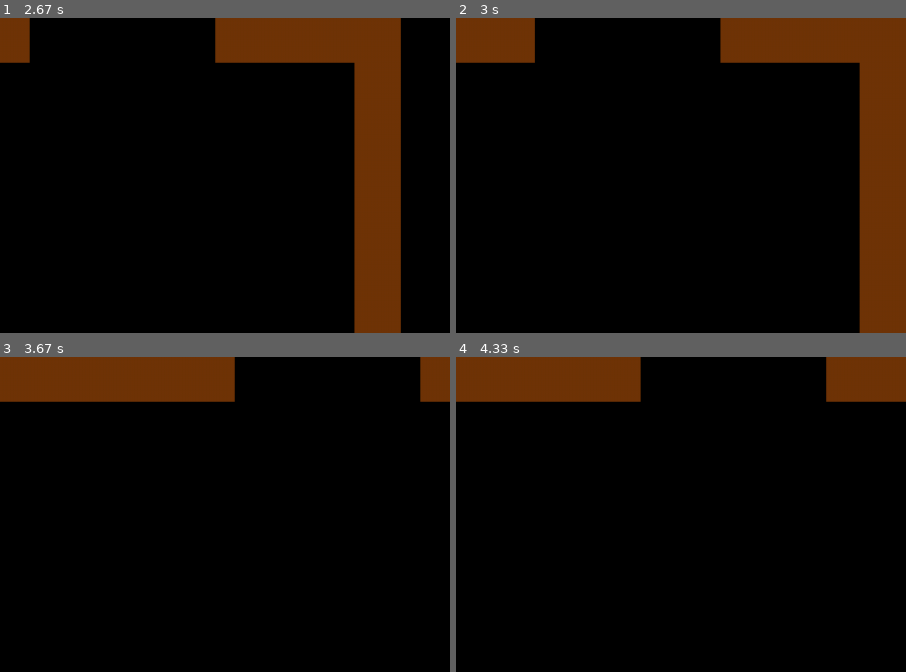
Above: before the commit, frames 1-4 (two rows, left to right).
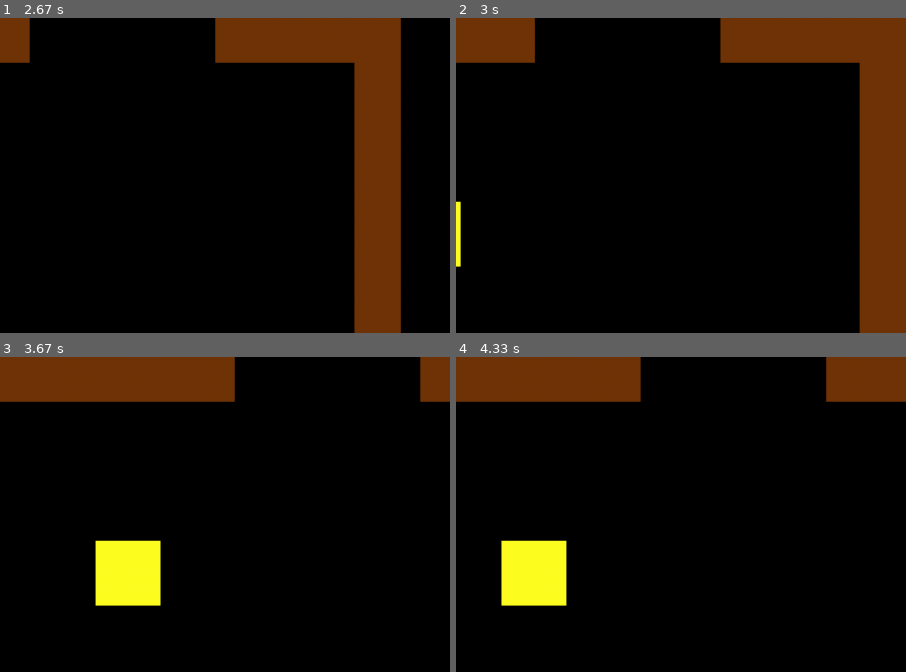
Above: after the commit, the same moments.

Repository: Danya0x07/Ghost-Hunter
Game: pygame game, started from main.py
Two runs of this game, one before a commit and one after it. Both use one fixed random seed, a clock stepped at 60 frames per second and the inputs below.
Inputs (mouse positions are % of the whole screen's width and height, from its top left):
- Up to frame 1 (2.67 s): click (50, 43) at 0.38 s; click (82, 47) at 0.72 s; hold D 1-1.47 s; move the mouse to (50, 57) at 1.03 s; tap Space at 1.07, 1.37, 1.57, 2.4 s; hold W 1.5-1.8 s; hold A from 2.33 s (still down)
- Up to frame 2 (3 s): tap Space at 2.7, 2.97 s; release A at 2.87 s; hold S from 2.9 s (still down)
- Up to frame 3 (3.67 s): release S at 3.2 s; hold A 3.23-3.63 s; tap Space at 3.3, 3.6 s
- Up to frame 4 (4.33 s): hold W 3.67-4.03 s; tap Space at 3.73, 4.13 s; hold D from 4.07 s (still down)
The pictures show only the part of the screen within x 0-50%, y 19-69%; the shares and areas given below are measured in that part.

Frame 1 is identical in both runs. In frame 2, 0.2% of the frame differs, in the area x 0-2%, y 58-80%; in frame 3, 3.1%, in the area x 21-36%, y 58-80%; in frame 4, 3.1%.

Commit message:
Добавлена ломающаяся мебель.

Diff:
--- a/config.py
+++ b/config.py
@@ -75,3 +75,9 @@
 HEALTHPOINT_COLOR = Color('#7777FF')
 HEALTHPOINT_OFFSET_RANGE = (20, 30)
 HEALTHPOINT_NUMBER = 2
+
+FURNITURE_SIZE = (70, 70)
+FURNITURE_USUAL_COLOR = Color('#FFFF22')
+FURNITURE_WORSE_COLOR = Color('#CCCC33')
+FURNITURE_WORST_COLOR = Color('#888844')
+FURNITURE_HP = 100
--- a/decor.py
+++ b/decor.py
@@ -6,3 +6,23 @@
 
     def __init__(self, x, y):
         super().__init__(WALL_SIZE, WALL_COLOR, topleft=(x, y))
+
+
+class Furniture(Thing):
+
+    def __init__(self, x, y):
+        super().__init__(FURNITURE_SIZE, FURNITURE_USUAL_COLOR, topleft=(x, y))
+        self.hp = FURNITURE_HP
+
+    def shift_hp(self, offset):
+        self.hp += offset
+        if self.hp <= 33:
+            self.image.fill(FURNITURE_WORST_COLOR)
+            return
+        if self.hp <= 66:
+            self.image.fill(FURNITURE_WORSE_COLOR)
+            return
+
+    def update(self, scene):
+        if self.hp <= 0:
+            scene.furniture.remove(self)
--- a/enemy.py
+++ b/enemy.py
@@ -31,11 +31,7 @@
 
     def shift_hp(self, offset):
         self.hp += offset
-        if self.hp > self.HP:
-            self.hp = self.HP
-        elif self.hp < 0:
-            self.hp = 0
-        if self.hp == 0:
+        if self.hp <= 0:
             self.is_alive = False
         self.lbl_hp_showing_timer.restart(ENEMY_HP_SHOWING_TIMEOUT)
 
--- a/maps.py
+++ b/maps.py
@@ -12,7 +12,7 @@
     "#                           #h               #                      h#",
     "#  s                        #   s         h  #                  s    #",
     "#                           #                #                       #",
-    "# 1                         #                #     #                 #",
+    "# 1                         #                #     #             f   #",
     "#       h                   #         #      #     #                 #",
     "##############                        #      #     #         #########",
     "#h                                    #      #                       #",
@@ -30,7 +30,7 @@
     "#    #        #     #     #     #       s  #               #         #",
     "#    #        #     #  s  #     #          #                         #",
     "#    #        #     #     #    h############                         #",
-    "# s  #        #     #     #     #          #                         #",
+    "# s  #        #     #     #     #          #           f             #",
     "#h   #        #  h  #     #     #          #                         #",
     "######        #     #     #     #          #                         #",
     "#                                          #                         #",
@@ -40,7 +40,7 @@
     "#                                    #                         #     #",
     "#         ############################           ###############     #",
     "#         #                                #     #             #     #",
-    "#         #  s                             #     #      s      #     #",
+    "#         #  s          f                  #     #      s      #     #",
     "#         #                                #     #         h   #     #",
     "#         #                                #     #             #     #",
     "#         #                                #     #             #     #",
@@ -59,7 +59,7 @@
     "#                          #                                   #     #",
     "#       ##############     #            s                      #     #",
     "#                          #                                   #     #",
-    "#                          #      #############                #     #",
+    "#                          #      #############         f      #     #",
     "#                          #                                   #     #",
     "#                          #                                   #     #",
     "#                          #                                   #     #",
@@ -81,8 +81,8 @@
     "#            s   #h                  #     #               #         #",
     "#                #                   #     #               #         #",
     "#     ############                   #     #               #         #",
-    "#               h#                   #     #         s     #         #",
-    "#                #                   #  s  #               #         #",
+    "#               h#         f         #     #         s     #         #",
+    "#          f     #                   #  s  #               #         #",
     "#                #                   #     #      h        #         #",
     "#                                          #                         #",
     "#                                       p  #                         #",
--- a/plasma.py
+++ b/plasma.py
@@ -17,6 +17,10 @@
     def update(self, scene):
         self.rect.move_ip(self.x_vel, self.y_vel)
         if spritecollideany(self, scene.walls):
+            scene.plasmas.remove(self)
+        furn = spritecollideany(self, scene.furniture)
+        if furn:
+            furn.shift_hp(randint(*self.OFFSET))
             scene.plasmas.remove(self)
         if collide_rect(self, scene.player):
             scene.player.shift_hp(randint(*self.OFFSET))
@@ -43,5 +47,9 @@
             scene.plasmas.remove(self)
         enemy = spritecollideany(self, scene.enemies)
         if enemy:
-            enemy.shift_hp(-PLAYER_PLASMA_OFFSET)
+            enemy.shift_hp(-self.OFFSET)
             scene.plasmas.remove(self)
+        furn = spritecollideany(self, scene.furniture)
+        if furn:
+            furn.shift_hp(-self.OFFSET)
+            scene.plasmas.remove(self)
--- a/scenes.py
+++ b/scenes.py
@@ -6,7 +6,7 @@
 import maps
 from maps import get_total_level_size
 from interface import Button, Label, DataDisplayer
-from decor import Wall
+from decor import Wall, Furniture
 from camera import Camera
 from player import Player
 from enemy import Enemy, BossEnemy
@@ -103,6 +103,7 @@
     def __init__(self, screen):
         super().__init__(screen, GAME_BG_COLOR)
         self.walls = Group()
+        self.furniture = Group()
         self.enemies = Group()
         self.plasmas = Group()
         self.traps = Group()
@@ -121,6 +122,8 @@
             for col in row:
                 if col == '#':
                     self.walls.add(Wall(x, y))
+                elif col == 'f':
+                    self.furniture.add(Furniture(x, y))
                 elif col == 'p':
                     self.player = Player(x, y)
                 elif col == 's':
@@ -164,6 +167,7 @@
                 Enemy.random_spawn(self.spawn_positions, self.enemies, self.wave)
 
     def update_objects(self):
+        self.furniture.update(self)
         self.player.update(self)
         self.enemies.update(self)
         self.plasmas.update(self)
@@ -180,6 +184,7 @@
     def draw_objects(self):
         self.screen.blit(self.space, (0, 0))
         self.draw_group(self.walls)
+        self.draw_group(self.furniture)
         self.draw_group(self.teleports)
         self.draw_group(self.healthpoints)
         self.draw_group(self.traps)
